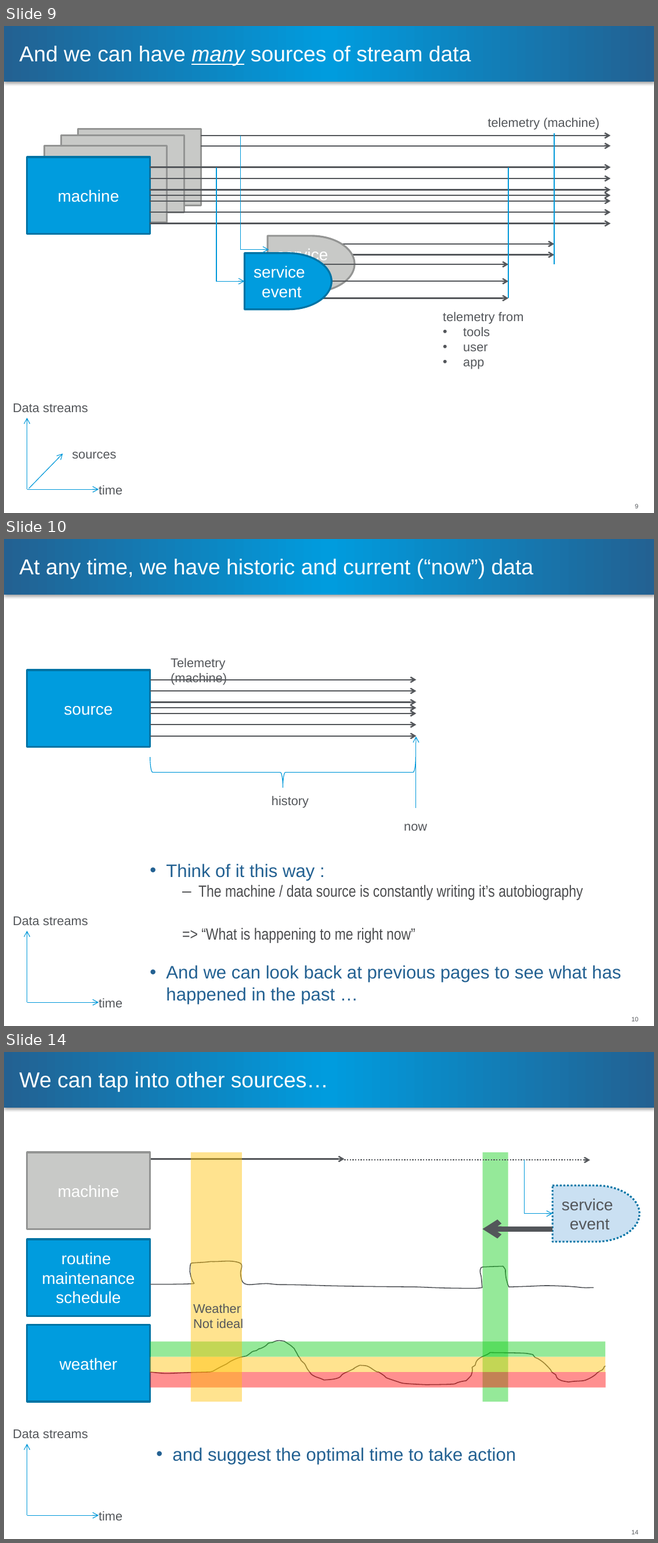
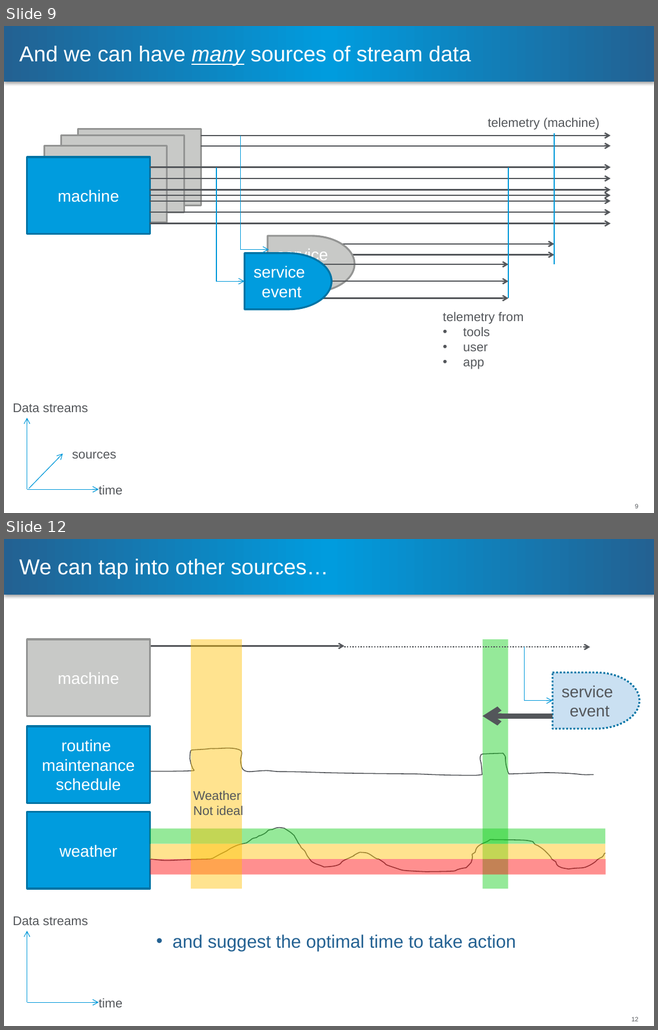
Before and after one commit to steveghee/hippy, a slide deck: journal.pptx. Shown one above the other, each under a label of ours: slides 9, 10 and 14 before the commit, slides 9 and 12 after it; the slides between them are not shown. The pictures are 658x1543 and 658x1030 pixels, drawn with LibreOffice and Linux fonts; fonts in the diff are those of the drawing; background and template pictures are left out. Boxes give left, top, right and bottom in pixels: in the first picture for what was removed or moved away, otherwise in the second. Text is boxed around its words. In the diff, an @@ line names an element or a change of style, - is before the commit and + after.

```diff
--- a/journal.pptx
+++ b/journal.pptx
@@ slide 10 removed at box(4, 539, 654, 1026), background #FFFFFF; not listed: 2 template elements that a slide beside it also shows @@
@@ title removed at box(19, 559, 534, 579) @@
-At any time, we have historic and current (“now”) data
@@ group removed at box(150, 658, 416, 736): 7 arrows, 1 text @@
-Telemetry (machine)
@@ rectangle removed at box(27, 670, 150, 747) @@
-source
@@ arrow removed from (416, 808) to (416, 736) @@
@@ left brace removed at box(150, 757, 416, 788) @@
@@ text removed at box(271, 796, 308, 808) @@
-history
@@ text removed at box(404, 824, 427, 831) @@
-now
@@ text removed at box(166, 864, 621, 1004) @@
-• Think of it this way :
-  – The machine / data source is constantly writing it’s autobiography
-  => “What is happening to me right now”
-• And we can look back at previous pages to see what has happened in the past …
@@ text removed at box(13, 917, 88, 925) @@
-Data streams
@@ arrow removed from (27, 1003) to (27, 931) @@
@@ arrow removed from (27, 1003) to (99, 1003) @@
@@ text removed at box(99, 998, 122, 1008) @@
-time
@@ what was slide 14 is now slide 12 @@
@@ page number at box(631, 1017, 638, 1022): text changed @@
-14
+12
```
Also in this commit, not shown: 3 slides changed, 1 slide added, 1 other slide removed.
